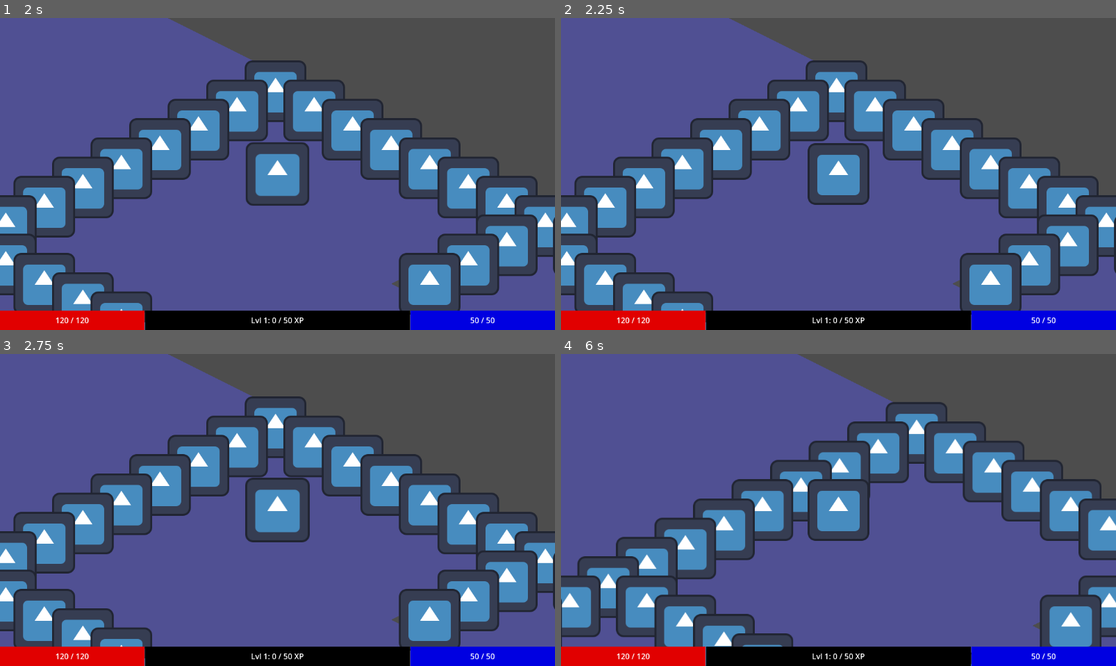
Above: before the commit, frames 1-4 (two rows, left to right).
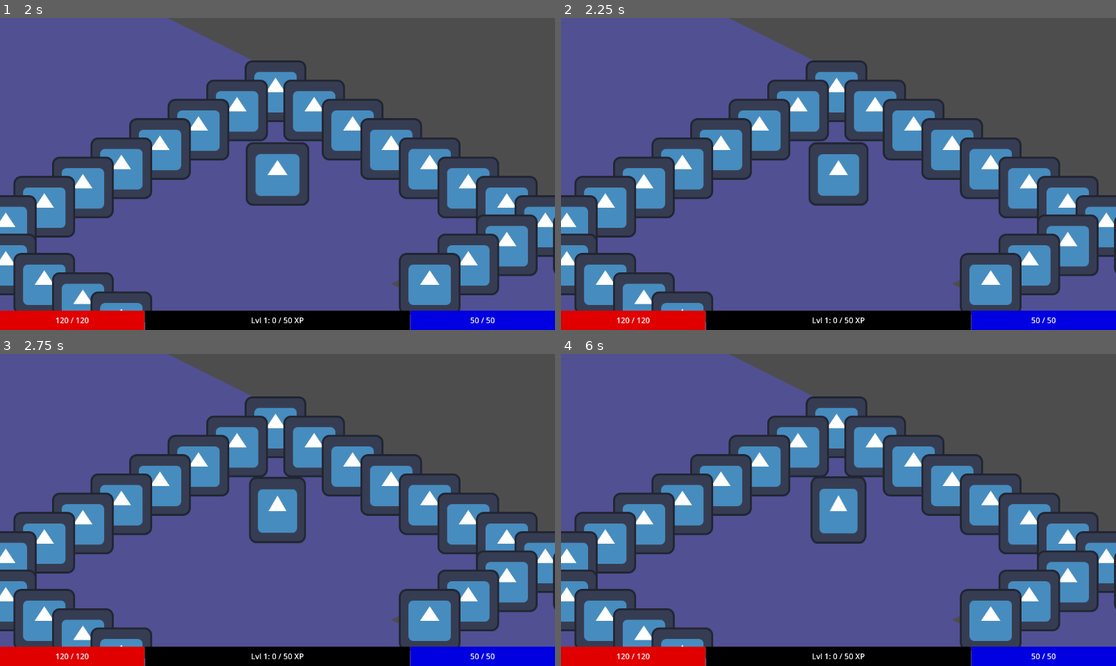
Above: after the commit, the same moments.

Repository: PietPadda/Godot_2D_ARPG
Game: Godot game, scene res://scenes/ui/main_menu.tscn
Same seed, same stepped clock (60 frames per second), same inputs: the game is played once before the commit and once after it. The engine's default icon, where the game draws it, is replaced by a stand-in: a white triangle on a blue panel in a dark square.
Inputs (mouse positions are in pixels of both pictures, inside the frame that each line leads up to):
- Up to frame 1 (2 s): click (22, 42) at 0.52 s; type "12" at 0.6 s; click "Host Game" at 1.25 s
- Up to frame 2 (2.25 s): tap Enter at 2 s; move the mouse to (960, 158) at 2.02 s; hold E (interact) from 2.03 s (still down); click (960, 158) at 2.17 s
- Up to frame 3 (2.75 s): keep holding E (interact)
- Up to frame 4 (6 s): move the mouse to (727, 525) at 2.77 s; release E (interact) at 2.78 s; click (727, 525) at 2.85 s; move the mouse to (894, 441) at 3.52 s; tap I (toggle_character_sheet) at 3.6, 5.85 s; click (894, 441) at 3.67 s; move the mouse to (938, 369) at 4.27 s; tap E (interact) at 4.35 s; click (938, 369) at 4.42 s; move the mouse to (938, 400) at 5.02 s; press the mouse at (938, 400) at 5.03 s; tap Space at 5.75 s; move the mouse to (938, 435) at 5.77 s; release the mouse at (938, 435) at 5.78 s; click (938, 435) at 5.92 s

Frame 1 is identical in both runs. In frame 2, 0.3% of the frame differs, in the area x 44-56%, y 39-61%; in frame 3, 0.7%; in frame 4, 40%, in the area x 0-100%, y 0-100%.
Error after the commit: Parse Error: Invalid argument for "update_character_position()" function: argument 1 should be "NodePath" but is "Node". (res://scripts/components/grid_movemen…

Commit message:
refactor(grid): make occupied cell updating server authoritative

Diff:
--- a/scripts/components/grid_movement_component.gd
+++ b/scripts/components/grid_movement_component.gd
@@ -114,5 +114,9 @@
 	var new_tile: Vector2i = Grid.world_to_map(owner.global_position)
 	if new_tile != _current_tile:
 		_current_tile = new_tile
+
 		# If they have, we notify the GridManager of their new position.
-		Grid.update_character_position(owner, _current_tile)
+		# THE FIX: We no longer update the grid directly.
+		# We send an RPC to the server (player with ID 1) and tell it to update the grid for us.
+		# The "reliable" flag ensures the message won't get lost in transit.
+		Grid.update_character_position.rpc_id(1, owner.get_path(), new_tile)
--- a/scripts/core/grid_manager.gd
+++ b/scripts/core/grid_manager.gd
@@ -1,6 +1,9 @@
 # scripts/core/grid_manager.gd
 class_name GridManager
 extends Node
+
+# Preload the Player script so we can check an object's type against it.
+const Player = preload("res://scripts/player/player.gd")
 
 # Our debug tile scene
 @export var debug_tile_scene: PackedScene
@@ -126,7 +129,16 @@
 
 # Allows a character to register or update its current grid position.
 # When a character moves to a new tile, it should call this function.
-func update_character_position(character: Node, new_position: Vector2i):
+# THE FIX: We mark this function so it can be called over the network.
+# authority: Only the server (the host) can execute this function.
+# call_local: The host should also run this function for its own movements.
+@rpc("any_peer", "call_local")
+func update_character_position(character_path: NodePath, new_position: Vector2i):
+	# On the server, we get the node using the path sent by the client.
+	var character = get_node_or_null(character_path)
+	if not is_instance_valid(character):
+		return # If the character isn't found (e.g., just died), do nothing.
+
 	# First, we find and remove the character's old entry, if it exists.
 	# This prevents duplicate entries if a character is already in our dictionary.
 	var old_position_keys = _occupied_cells.keys().filter(func(key): return key == character)
@@ -154,3 +166,21 @@
 		var local_pos = tile_map_layer.map_to_local(map_position)
 		return tile_map_layer.to_global(local_pos)
 	return Vector2.ZERO # Return a default value if the tilemap isn't set
+
+# A debug function to print the contents of our occupied cells registry.
+func print_occupied_cells() -> void:
+	print("GridManager Knowledge Check (Players Only):")
+	if _occupied_cells.is_empty():
+		print("  - Occupied cells registry is EMPTY.")
+		return
+
+	var players_found = 0
+	for character in _occupied_cells:
+		# THE CHANGE IS HERE: We only print if the character is a Player.
+		if character is Player:
+			players_found += 1
+			var tile = _occupied_cells[character]
+			print("  - Player '%s' is at tile %s" % [character.name, tile])
+
+	if players_found == 0:
+		print("  - No players found in the registry.")
--- a/scripts/enemies/states/enemy_chase_state.gd
+++ b/scripts/enemies/states/enemy_chase_state.gd
@@ -52,7 +52,7 @@
 
 	# We now pass 'owner_node' from enemy_state.gd as the character requesting the path.
 	# This tells the GridManager, "Find a path, but ignore my own body as an obstacle."
-	var path = Grid.find_path(start, end, owner_node)
+	var path = Grid.find_path(start, end, owner)
 
 	# The state simply tells the component what path to follow.
 	grid_movement_component.move_along_path(path)
--- a/scripts/player/states/player_chase_state.gd
+++ b/scripts/player/states/player_chase_state.gd
@@ -87,6 +87,11 @@
 func _recalculate_path() -> void:
 	if not is_instance_valid(target):
 		return
+
+	# DEBUG: Print the GridManager's knowledge when the player is chasing.
+	print("--- PLAYER CHASE Path Request from %s ---" % player.name)
+	Grid.print_occupied_cells()
+
 	var start_pos = Grid.world_to_map(player.global_position)
 	var end_pos = Grid.world_to_map(target.global_position)
 
@@ -104,7 +109,7 @@
 	if destination_found:
 		# generate the path
 		last_target_tile = valid_destination
-		var path = Grid.find_path(start_pos, valid_destination)
+		var path = Grid.find_path(start_pos, valid_destination, owner)
 
 		# The state simply tells the component what path to follow.
 		if not path.is_empty():
--- a/scripts/player/states/player_move_state.gd
+++ b/scripts/player/states/player_move_state.gd
@@ -37,6 +37,10 @@
 
 # We've moved the pathfinding logic into its own function for reuse.
 func _recalculate_path() -> void:
+	# DEBUG: Print the GridManager's knowledge, but only when a player requests a path.
+	print("--- PLAYER MOVE Path Request from %s ---" % player.name)
+	Grid.print_occupied_cells()
+
 	var start_pos = Grid.world_to_map(player.global_position)
 	# The 'owner_node' is available from the base PlayerState class.
 	var new_path = Grid.find_path(start_pos, destination_tile, owner)
@@ -58,7 +62,7 @@
 	if new_tile != destination_tile:
 		destination_tile = new_tile
 		var start_pos = Grid.world_to_map(player.global_position)
-		var new_path = Grid.find_path(start_pos, destination_tile)
+		var new_path = Grid.find_path(start_pos, destination_tile, owner)
 
 		if not new_path.is_empty():
 			grid_movement_component.move_along_path(new_path)
